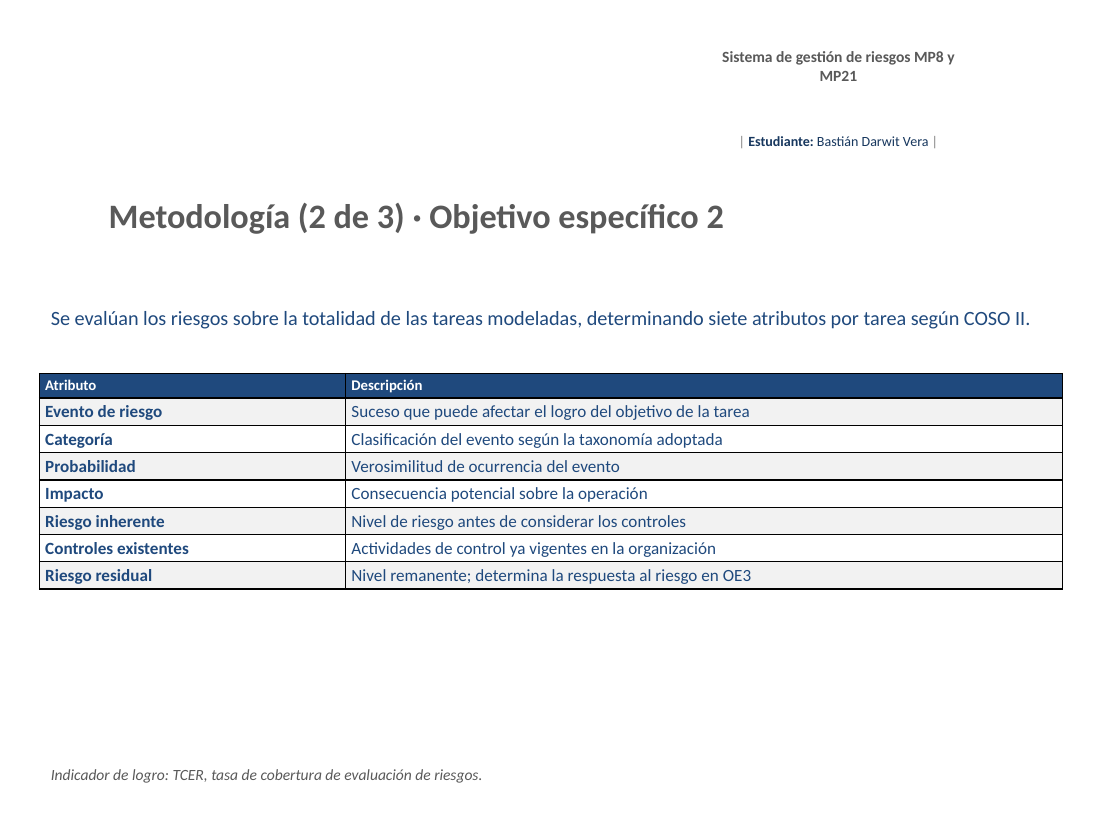
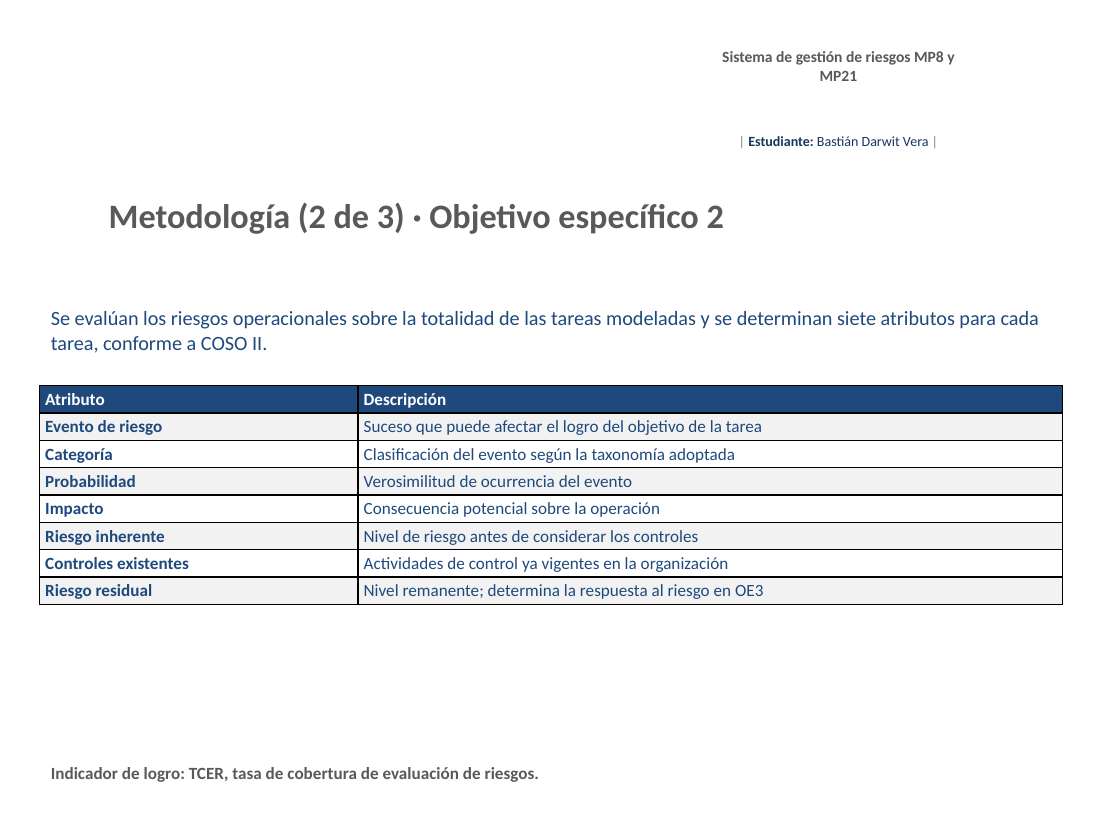
Before and after one commit to BastianDarwit/AFE, a slide deck: slide 5 of Avance_1_TFG_Bastian_Darwit_v1.pptx. Drawn at 1120x840 pixels with LibreOffice and Linux fonts; fonts in the diff are those of the drawing; background and template pictures are left out. Boxes give left, top, right and bottom in pixels: in the first picture for what was removed or moved away, otherwise in the second. Text is boxed around its words. In the diff, an @@ line names an element or a change of style, - is before the commit and + after.

Commit message:
Restaurar el v1 de 9 laminas y emitir el v2 con 15 laminas
Se aplica el mismo criterio de versionado que en el informe: cada
correccion se emite como version nueva y las anteriores permanecen
intactas. El commit 33f6f75 habia sobrescrito el v1.

- Avance_1_TFG_Bastian_Darwit_v1.pptx se restaura a su contenido
  original de 9 laminas, correspondiente al commit 97c9ff9.
- Avance_1_TFG_Bastian_Darwit_v2.pptx contiene la version ampliada a 15
  laminas, con cinco laminas de resultados, la lamina de cambios
  respecto del anteproyecto y notas del orador con tiempos. Duracion
  estimada: 10 minutos y 50 segundos.

```diff
--- a/Avance_1_TFG_Bastian_Darwit_v1.pptx
+++ b/Avance_1_TFG_Bastian_Darwit_v1.pptx
@@ text at [51, 311, 1039, 353]: text changed @@
-Se evalúan los riesgos sobre la totalidad de las tareas modeladas, determinando siete atributos por tarea según COSO II.
+Se evalúan los riesgos operacionales sobre la totalidad de las tareas modeladas y se determinan siete atributos para cada tarea, conforme a COSO II.
@@ table at [39, 385, 1062, 740] @@
@@ size 9.5 to 11 pt in "Atributo", "Descripción" @@
@@ table: place and size @@
-table at [39, 374, 1062, 741]
+table at [39, 385, 1062, 740]
@@ text "Indicador de logro: TCER, tasa ..." at [51, 767, 539, 782]: size 10 to 11 pt, bold on, italic off @@
```
Also in this commit, not shown: 7 other slides changed, 6 slides removed, 1 other file.
